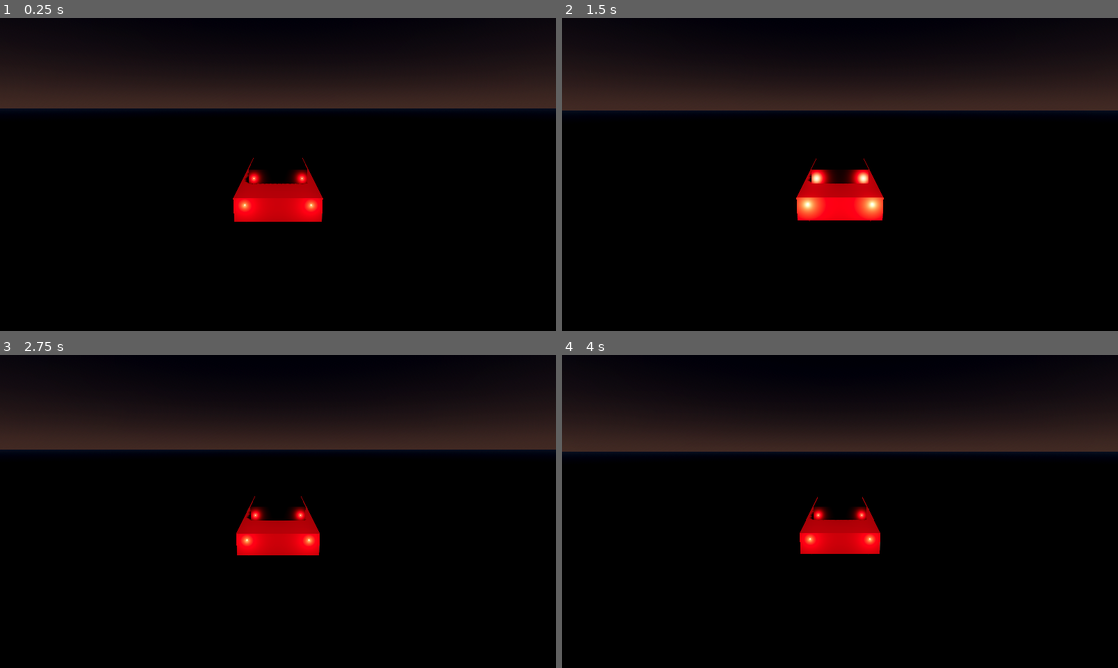
Above: before the commit, frames 1-4 (two rows, left to right).
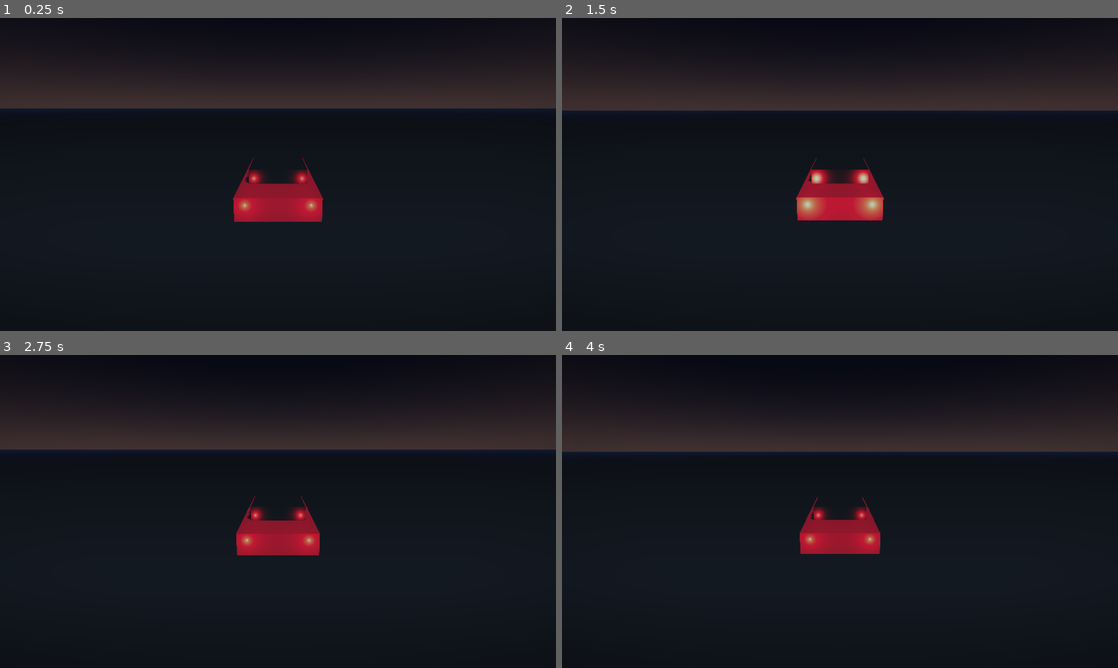
Above: after the commit, the same moments.

Repository: Deeprows/vel
Game: Godot game, scene res://scenes/main_race.tscn
The game is run twice, just before and just after one commit, with the same random seed, the same clock (stepped at 60 frames per second) and the same inputs.
Inputs:
- Up to frame 1 (0.25 s): no input
- Up to frame 2 (1.5 s): hold D (steer_right) 0.53-1.28 s; hold Shift (nos) 0.53-1.28 s; hold S (brake) from 1.28 s (still down); tap W (throttle) at 1.35 s
- Up to frame 3 (2.75 s): tap Enter at 2 s; release S (brake) at 2.03 s; hold D (steer_right) from 2.03 s (still down); hold Shift (nos) from 2.03 s (still down)
- Up to frame 4 (4 s): tap Space (handbrake) at 2.75 s; release Shift (nos) at 2.78 s; tap W (throttle) at 2.85 s; release D (steer_right) at 3.53 s; hold A (steer_left) from 3.53 s (still down); hold Shift (nos) from 3.53 s (still down)

The runs differ from the first frame. In frame 1, 59% of the frame differs, in the area x 0-100%, y 39-100%; in frame 2, 59%; in frame 3, 59%; in frame 4, 58%.
Error in both runs: Invalid assignment of property or key 'closed' with value of type 'bool' on a base object of type 'Curve3D'. (res://scripts/track_builder.gd:36)

Commit message:
feat: implement dynamic weather and grip system
Introduce weather types (rain, fog) affecting track visuals and vehicle physics. Added wetness shaders for road materials and modulated grip/braking dynamics based on weather conditions.

Diff:
--- a/godot_project/scenes/main_race.tscn
+++ b/godot_project/scenes/main_race.tscn
@@ -1,7 +1,9 @@
-[gd_scene load_steps=6 format=3]
+[gd_scene load_steps=11 format=3]
 
 [ext_resource type="Script" path="res://scripts/track_builder.gd" id="1_track"]
 [ext_resource type="PackedScene" path="res://scenes/car_vehicle.tscn" id="2_car"]
+[ext_resource type="Script" path="res://scripts/weather_manager.gd" id="3_weather"]
+[ext_resource type="Shader" path="res://shaders/weather_post.gdshader" id="4_shader"]
 
 [sub_resource type="ProceduralSkyMaterial" id="ProceduralSkyMaterial_night"]
 sky_top_color = Color(0.02, 0.035, 0.075, 1)
@@ -33,6 +35,25 @@
 fog_light_color = Color(0.06, 0.08, 0.13, 1)
 fog_density = 0.0022
 
+[sub_resource type="ParticleProcessMaterial" id="ParticleProcessMaterial_rain"]
+emission_shape = 3
+emission_box_extents = Vector3(18, 2, 18)
+direction = Vector3(0, -1, 0.2)
+spread = 6.0
+initial_velocity_min = 24.0
+initial_velocity_max = 32.0
+gravity = Vector3(0, -9.8, 0)
+
+[sub_resource type="BoxMesh" id="BoxMesh_raindrop"]
+size = Vector3(0.02, 0.75, 0.02)
+
+[sub_resource type="ShaderMaterial" id="ShaderMaterial_weather"]
+shader = ExtResource("4_shader")
+shader_parameter/rain_intensity = 0.0
+shader_parameter/fog_intensity = 0.0
+shader_parameter/speed_norm = 0.0
+shader_parameter/fog_tint = Color(0.12, 0.16, 0.22, 1)
+
 [node name="MainRace" type="Node3D"]
 
 [node name="WorldEnvironment" type="WorldEnvironment" parent="."]
@@ -52,3 +73,30 @@
 
 [node name="PlayerCar" parent="." instance=ExtResource("2_car")]
 transform = Transform3D(1, 0, 0, 0, 1, 0, 0, 0, 1, 0, 0.65, -8)
+
+[node name="RainParticles" type="GPUParticles3D" parent="."]
+transform = Transform3D(1, 0, 0, 0, 1, 0, 0, 0, 1, 0, 10, -8)
+emitting = false
+amount = 650
+lifetime = 0.85
+visibility_aabb = AABB(-22, -14, -22, 44, 28, 44)
+process_material = SubResource("ParticleProcessMaterial_rain")
+draw_pass_1 = SubResource("BoxMesh_raindrop")
+
+[node name="WeatherPostLayer" type="CanvasLayer" parent="."]
+
+[node name="WeatherShaderRect" type="ColorRect" parent="WeatherPostLayer"]
+anchors_preset = 15
+anchor_right = 1.0
+anchor_bottom = 1.0
+grow_horizontal = 2
+grow_vertical = 2
+mouse_filter = 2
+material = SubResource("ShaderMaterial_weather")
+
+[node name="WeatherManager" type="Node" parent="." node_paths=PackedStringArray("world_environment", "player_car", "rain_particles", "post_shader_rect")]
+script = ExtResource("3_weather")
+world_environment = NodePath("../WorldEnvironment")
+player_car = NodePath("../PlayerCar")
+rain_particles = NodePath("../RainParticles")
+post_shader_rect = NodePath("../WeatherPostLayer/WeatherShaderRect")
--- a/godot_project/scripts/vehicle_controller.gd
+++ b/godot_project/scripts/vehicle_controller.gd
@@ -21,6 +21,7 @@
 var speed_kmh: float = 0.0
 var drift_score: float = 0.0
 var is_drifting: bool = false
+var surface_grip_multiplier: float = 1.0
 
 var _steer_target: float = 0.0
 var _touch_throttle: float = 0.0
@@ -51,6 +52,14 @@
 	_touch_steer = clamp(steer, -1.0, 1.0)
 	_touch_handbrake = handbrake
 	_touch_nos = nos
+
+
+func set_surface_grip_multiplier(mult: float) -> void:
+	surface_grip_multiplier = clamp(mult, 0.55, 1.15)
+	if wheel_fl:
+		wheel_fl.wheel_friction_slip = 3.1 * surface_grip_multiplier
+	if wheel_fr:
+		wheel_fr.wheel_friction_slip = 3.1 * surface_grip_multiplier
 
 
 func _physics_process(delta: float) -> void:
@@ -108,17 +117,17 @@
 		drive_force = -brake_in * (max_engine_force * 0.55)
 
 	engine_force = drive_force
-	brake = brake_in * max_brake_force if forward_speed > 1.5 else 0.0
+	brake = brake_in * max_brake_force * lerp(0.8, 1.0, surface_grip_multiplier) if forward_speed > 1.5 else 0.0
 
-	# Handbrake rear slip modulation
+	# Handbrake rear slip modulation scaled by weather surface grip
 	if handbrake_in:
-		wheel_rl.wheel_friction_slip = 1.15
-		wheel_rr.wheel_friction_slip = 1.15
-		wheel_rl.brake = max_brake_force * 0.85
-		wheel_rr.brake = max_brake_force * 0.85
+		wheel_rl.wheel_friction_slip = 1.15 * surface_grip_multiplier
+		wheel_rr.wheel_friction_slip = 1.15 * surface_grip_multiplier
+		wheel_rl.brake = max_brake_force * 0.85 * surface_grip_multiplier
+		wheel_rr.brake = max_brake_force * 0.85 * surface_grip_multiplier
 	else:
-		wheel_rl.wheel_friction_slip = 2.65
-		wheel_rr.wheel_friction_slip = 2.65
+		wheel_rl.wheel_friction_slip = 2.65 * surface_grip_multiplier
+		wheel_rr.wheel_friction_slip = 2.65 * surface_grip_multiplier
 		wheel_rl.brake = 0.0
 		wheel_rr.brake = 0.0
 
--- /dev/null
+++ b/godot_project/scripts/weather_manager.gd
@@ -0,0 +1,90 @@
+extends Node
+class_name ApexWeatherManager
+
+enum WeatherType {
+	CLEAR,
+	LIGHT_RAIN,
+	FOG,
+}
+
+@export var world_environment: WorldEnvironment
+@export var player_car: ApexVehicleController
+@export var rain_particles: GPUParticles3D
+@export var post_shader_rect: ColorRect
+
+var active_weather: WeatherType = WeatherType.CLEAR
+var current_grip_multiplier: float = 1.0
+
+
+func _ready() -> void:
+	randomize()
+	trigger_random_race_weather()
+
+
+func trigger_random_race_weather() -> void:
+	var roll := randf()
+	if roll < 0.5:
+		apply_weather(WeatherType.LIGHT_RAIN)
+	else:
+		apply_weather(WeatherType.FOG)
+
+
+func apply_weather(weather: WeatherType) -> void:
+	active_weather = weather
+	var env: Environment = world_environment.environment if world_environment else null
+	var mat: ShaderMaterial = post_shader_rect.material as ShaderMaterial if post_shader_rect else null
+
+	match weather:
+		WeatherType.LIGHT_RAIN:
+			current_grip_multiplier = 0.78
+			if env:
+				env.fog_enabled = true
+				env.fog_light_color = Color(0.05, 0.08, 0.14)
+				env.fog_density = 0.0052
+				env.glow_bloom = 0.36
+			if rain_particles:
+				rain_particles.emitting = true
+				rain_particles.visible = true
+			if mat:
+				mat.set_shader_parameter("rain_intensity", 0.85)
+				mat.set_shader_parameter("fog_intensity", 0.25)
+				mat.set_shader_parameter("fog_tint", Color(0.05, 0.08, 0.14, 1.0))
+
+		WeatherType.FOG:
+			current_grip_multiplier = 0.90
+			if env:
+				env.fog_enabled = true
+				env.fog_light_color = Color(0.14, 0.18, 0.24)
+				env.fog_density = 0.0125
+				env.glow_bloom = 0.28
+			if rain_particles:
+				rain_particles.emitting = false
+				rain_particles.visible = false
+			if mat:
+				mat.set_shader_parameter("rain_intensity", 0.0)
+				mat.set_shader_parameter("fog_intensity", 0.88)
+				mat.set_shader_parameter("fog_tint", Color(0.14, 0.18, 0.24, 1.0))
+
+		_:
+			current_grip_multiplier = 1.0
+			if env:
+				env.fog_enabled = true
+				env.fog_light_color = Color(0.06, 0.08, 0.13)
+				env.fog_density = 0.0022
+			if rain_particles:
+				rain_particles.emitting = false
+				rain_particles.visible = false
+			if mat:
+				mat.set_shader_parameter("rain_intensity", 0.0)
+				mat.set_shader_parameter("fog_intensity", 0.0)
+
+	if player_car:
+		player_car.set_surface_grip_multiplier(current_grip_multiplier)
+
+
+func _process(_delta: float) -> void:
+	if player_car and rain_particles and rain_particles.visible:
+		rain_particles.global_position = player_car.global_position + Vector3(0.0, 9.0, -8.0)
+	if player_car and post_shader_rect and post_shader_rect.material is ShaderMaterial:
+		var mat := post_shader_rect.material as ShaderMaterial
+		mat.set_shader_parameter("speed_norm", clamp(player_car.speed_kmh / 300.0, 0.0, 1.0))
--- /dev/null
+++ b/godot_project/shaders/weather_post.gdshader
@@ -0,0 +1,68 @@
+shader_type canvas_item;
+
+uniform sampler2D SCREEN_TEXTURE : hint_screen_texture, filter_linear_mipmap;
+uniform float rain_intensity : hint_range(0.0, 1.0) = 0.0;
+uniform float fog_intensity : hint_range(0.0, 1.0) = 0.0;
+uniform float speed_norm : hint_range(0.0, 1.0) = 0.0;
+uniform vec4 fog_tint : source_color = vec4(0.12, 0.16, 0.22, 1.0);
+
+float hash21(vec2 p) {
+	p = fract(p * vec2(123.34, 456.21));
+	p += dot(p, p + 45.32);
+	return fract(p.x * p.y);
+}
+
+vec2 rain_drop_layer(vec2 uv, float scale, float t) {
+	vec2 grid = vec2(scale * 1.4, scale);
+	vec2 st = uv * grid;
+	st.y += t * 0.55;
+	vec2 id = floor(st);
+	vec2 f = fract(st) - 0.5;
+	float n = hash21(id);
+	if (n < 0.62) {
+		return vec2(0.0);
+	}
+	float slide = fract(n * 31.7 + t * (0.28 + n * 0.35)) - 0.5;
+	vec2 pos = vec2((n - 0.81) * 0.8, slide * 0.65);
+	float d = length(f - pos);
+	float rad = 0.08 + 0.05 * fract(n * 19.3);
+	float mask = smoothstep(rad, rad * 0.2, d);
+	return normalize(f - pos + vec2(0.0001)) * mask;
+}
+
+void fragment() {
+	vec2 uv = SCREEN_UV;
+	float dist_center = length(uv - vec2(0.5));
+	vec2 drop_offset = vec2(0.0);
+	float drop_spec = 0.0;
+
+	if (rain_intensity > 0.01) {
+		float edge_mask = smoothstep(0.12, 0.62, dist_center) * 0.85 + 0.15;
+		vec2 n1 = rain_drop_layer(uv, 10.0, TIME);
+		vec2 n2 = rain_drop_layer(uv + vec2(0.37, 0.19), 17.0, TIME * 1.35);
+		vec2 combined = (n1 + n2 * 0.7) * edge_mask * rain_intensity;
+		drop_offset = combined * (0.014 + speed_norm * 0.008);
+		drop_spec = clamp(length(combined) * 0.45, 0.0, 0.25);
+	}
+
+	vec4 base_col = texture(SCREEN_TEXTURE, clamp(uv + drop_offset, vec2(0.001), vec2(0.999)));
+	vec3 col = base_col.rgb;
+
+	if (rain_intensity > 0.01) {
+		col = mix(col, col * vec3(0.92, 0.97, 1.08), rain_intensity * 0.38);
+		col += vec3(0.65, 0.82, 1.0) * drop_spec * rain_intensity;
+	}
+
+	if (fog_intensity > 0.01) {
+		float horizon_band = smoothstep(0.0, 0.72, uv.y) * (1.0 - smoothstep(0.72, 1.0, uv.y) * 0.35);
+		float mist_amount = clamp(fog_intensity * (0.14 + horizon_band * 0.26), 0.0, 0.44);
+		col = mix(col, fog_tint.rgb * 1.45, mist_amount);
+		col += fog_tint.rgb * (0.04 * fog_intensity);
+	}
+
+	float vig = smoothstep(0.88, 0.32, dist_center);
+	float vig_strength = 0.08 + rain_intensity * 0.08 + fog_intensity * 0.06 + speed_norm * 0.05;
+	col *= mix(1.0, vig, vig_strength);
+
+	COLOR = vec4(col, 1.0);
+}
Not shown, changed: public/apex-velocity-source.zip
Not shown, changed: src/game/engine.ts
Not shown, changed: src/game/physics.ts
Not shown, changed: src/game/track.ts
Not shown, changed: src/game/types.ts
Not shown, added: src/game/weatherShader.ts
